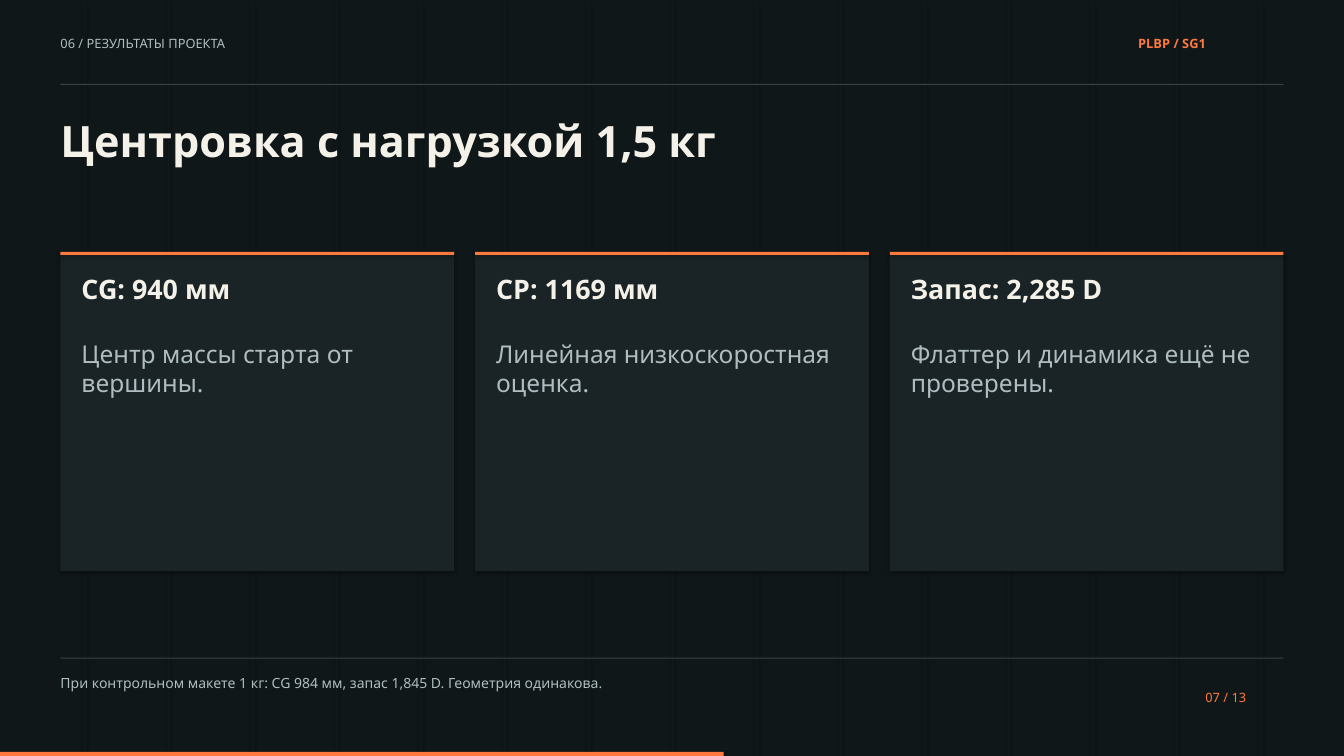
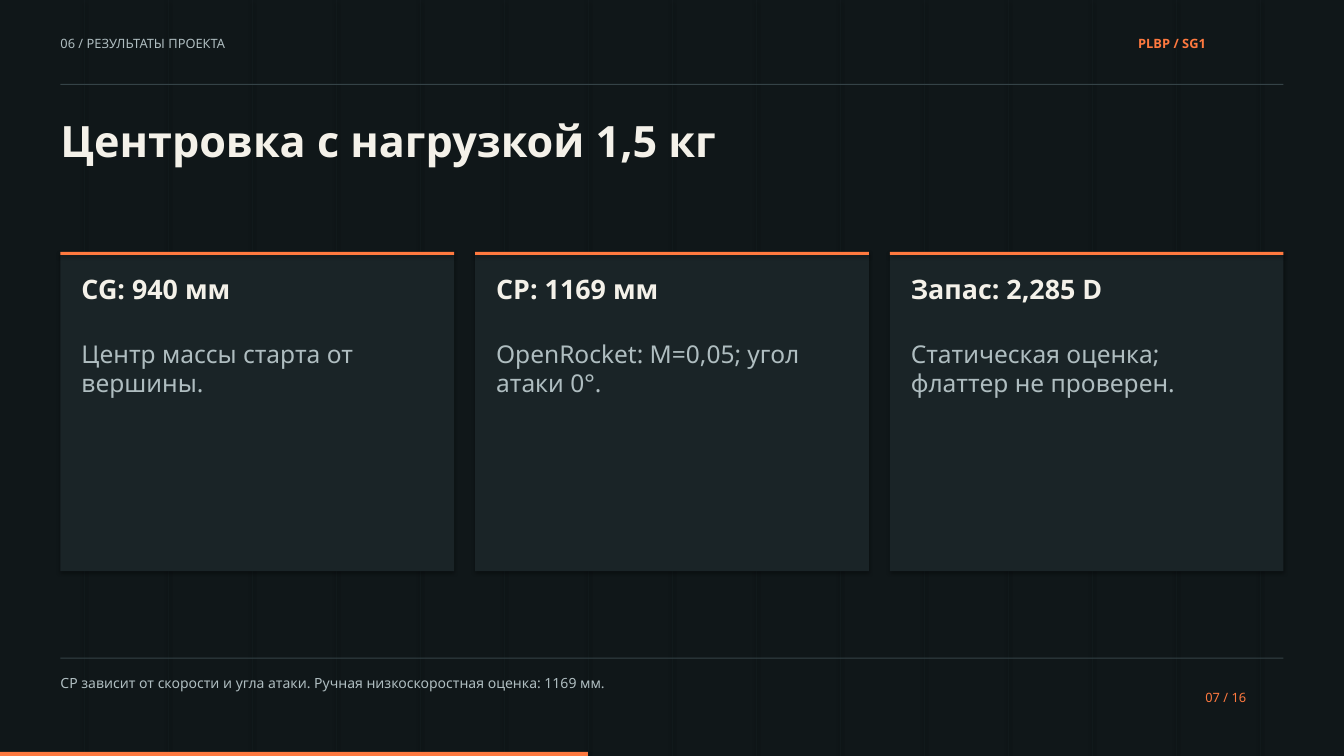
Before and after one commit to Ogonec17/Rocket, a slide deck: slide 7 of presentation/PLBP-SG1.pptx. Drawn at 1344x756 pixels with LibreOffice and Linux fonts; fonts in the diff are those of the drawing. Boxes give left, top, right and bottom in pixels: in the first picture for what was removed or moved away, otherwise in the second. Text is boxed around its words. In the diff, an @@ line names an element or a change of style, - is before the commit and + after.

Commit message:
Add verified OpenRocket scenarios and flight engineering results

```diff
--- a/presentation/PLBP-SG1.pptx
+++ b/presentation/PLBP-SG1.pptx
@@ text at (496, 344, 799, 392): text changed @@
-Линейная низкоскоростная оценка.
+OpenRocket: M=0,05; угол атаки 0°.
@@ text at (911, 345, 1175, 398): text changed @@
-Флаттер и динамика ещё не проверены.
+Статическая оценка; флаттер не проверен.
@@ text at (60, 678, 605, 692): text changed @@
-При контрольном макете 1 кг: CG 984 мм, запас 1,845 D. Геометрия одинакова.
+CP зависит от скорости и угла атаки. Ручная низкоскоростная оценка: 1169 мм.
@@ text at (1205, 692, 1247, 702): text changed @@
-07 / 13
+07 / 16
@@ rectangle: place and size @@
-rectangle at (0, 752, 724, 756)
+rectangle at (0, 752, 588, 756)
```
Also in this commit, not shown: 12 other slides changed, 3 slides added, 17 other files.
